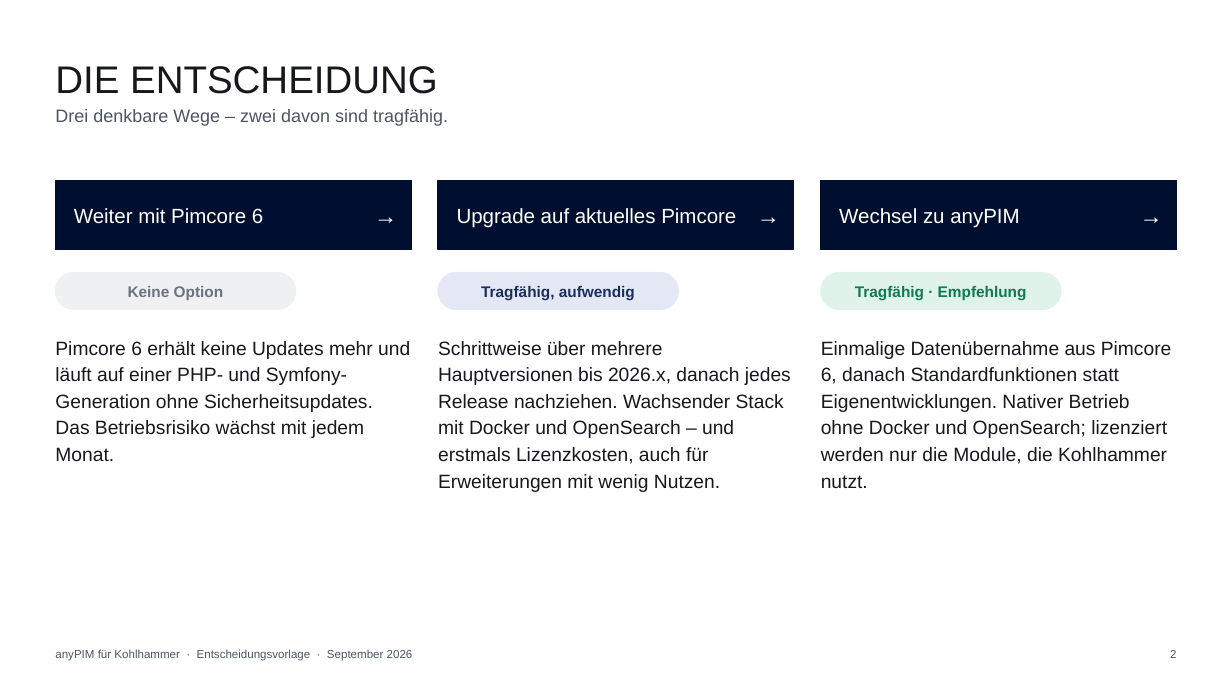
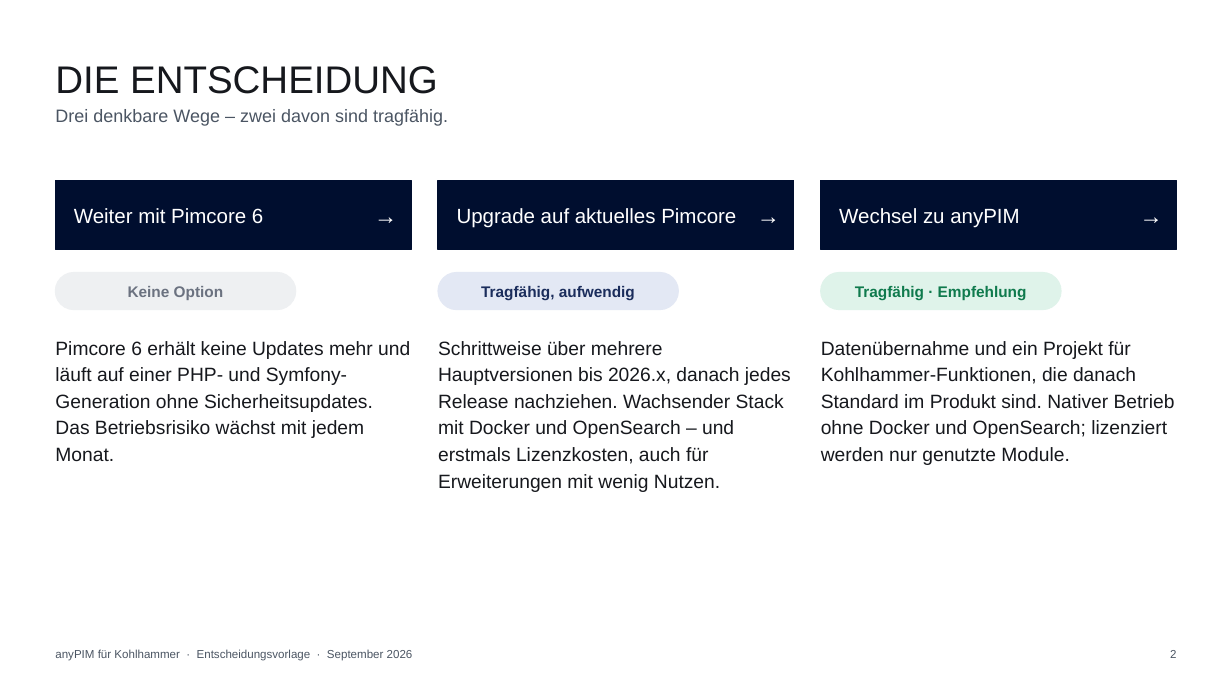
Before and after one commit to incoxx/publixx-pim, a slide deck: slide 2 of docs/sales/kohlhammer-anypim-vs-pimcore.pptx. Drawn at 1232x693 pixels with LibreOffice and Linux fonts; fonts in the diff are those of the drawing. Boxes give left, top, right and bottom in pixels: in the first picture for what was removed or moved away, otherwise in the second. Text is boxed around its words. In the diff, an @@ line names an element or a change of style, - is before the commit and + after.

```diff
--- a/docs/sales/kohlhammer-anypim-vs-pimcore.pptx
+++ b/docs/sales/kohlhammer-anypim-vs-pimcore.pptx
@@ text at <box>821,341,1175,465</box>: text changed @@
-Einmalige Datenübernahme aus Pimcore 6, danach Standardfunktionen statt Eigenentwicklungen. Nativer Betrieb ohne Docker und OpenSearch; lizenziert werden nur die Module, die Kohlhammer nutzt.
+Datenübernahme und ein Projekt für Kohlhammer-Funktionen, die danach Standard im Produkt sind. Nativer Betrieb ohne Docker und OpenSearch; lizenziert werden nur genutzte Module.
```
Also in this commit, not shown: 4 other slides changed, 2 slides added, 2 slides removed, 1 other file.
